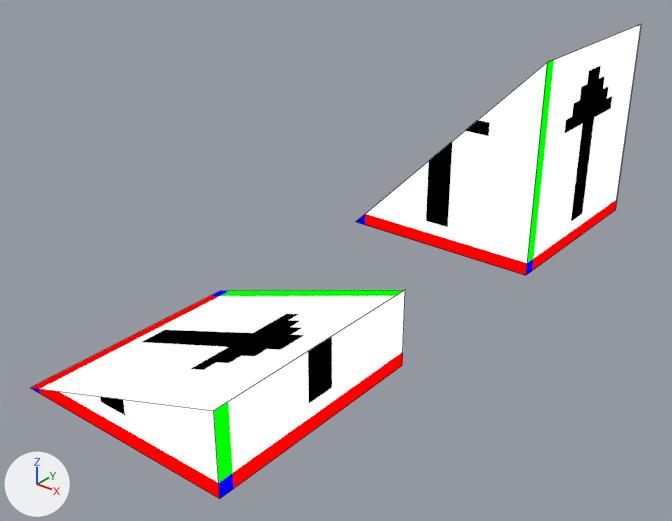
A saved change to the Blender file !Modelling/Modelling.blend.
Rendered twice from a 50 mm lens placed at (2.73, -2.58, 1.95), pointed at (0.45, 0.27, 0.19). The lights are fixed; the arrows at lower left show +X, +Y and +Z. The picture after the commit comes second. Mesh edges are drawn as thin lines.

Objects in the first picture: 'Example', 'ThirdSlopeFirstGeometry'.
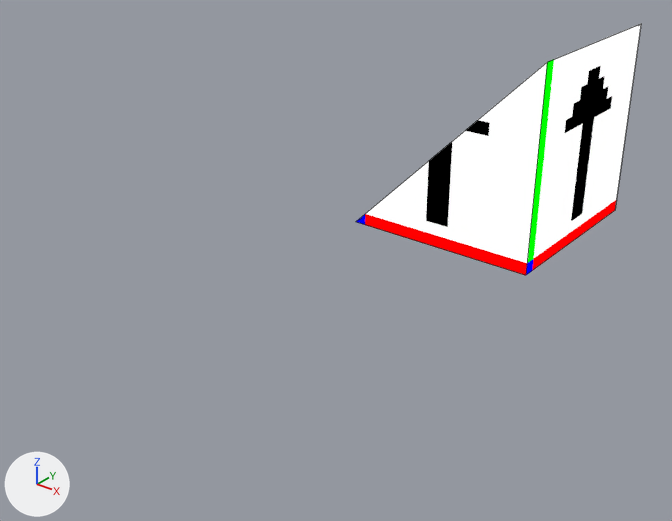
Boxes (x1, y1, x2, y2) around the edits, measured in the pictures (672 x 521 px):
'ThirdSlopeFirstGeometry', deleted: before (31, 290, 405, 499)

The change in detail:
Object 'ThirdSlopeFirstGeometry' (ob_thirdslopefirstgeometry) is deleted.
